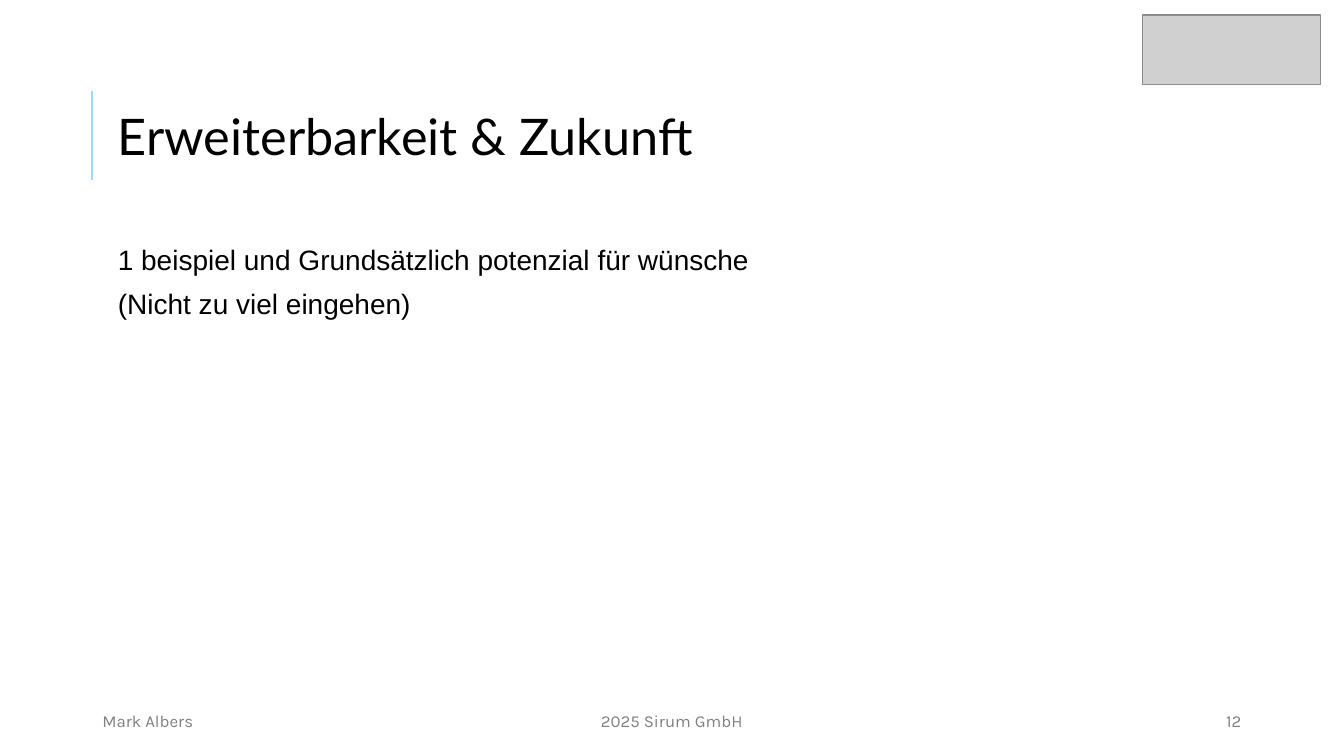
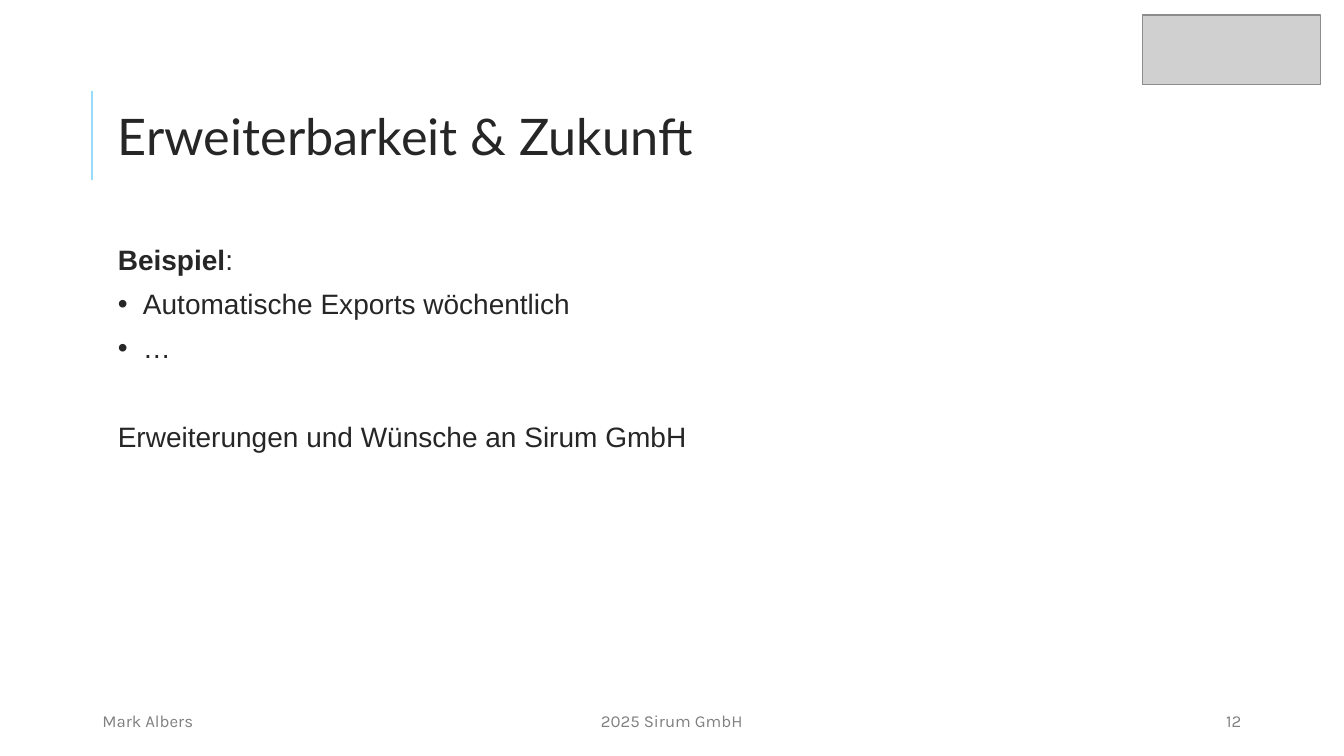
Before and after one commit to mork02/IHK-Projekt, a slide deck: slide 12 of Präsentation/Entwicklung eines Odoo-Moduls zur ZIP-komprimierten Dateiverwaltung im Dokumentenmanagementsystem.pptx. Drawn at 1344x756 pixels with LibreOffice and Linux fonts; fonts in the diff are those of the drawing; grey boxes stand for pictures. Boxes give left, top, right and bottom in pixels: in the first picture for what was removed or moved away, otherwise in the second. Text is boxed around its words. In the diff, an @@ line names an element or a change of style, - is before the commit and + after.

```diff
--- a/Präsentation/Entwicklung eines Odoo-Moduls zur ZIP-komprimierten Dateiverwaltung im Dokumentenmanagementsystem.pptx
+++ b/Präsentation/Entwicklung eines Odoo-Moduls zur ZIP-komprimierten Dateiverwaltung im Dokumentenmanagementsystem.pptx
@@ title "Erweiterbarkeit & Zukunft" at (118,118,693,156): text colour #000000 to #262626 @@
@@ text at (118,249,686,452): text changed; text colour #000000 to #262626 @@
-1 beispiel und Grundsätzlich potenzial für wünsche
-(Nicht zu viel eingehen)
+Beispiel:
+• Automatische Exports wöchentlich
+• …
+Erweiterungen und Wünsche an Sirum GmbH
```
Also in this commit, not shown: 13 other slides changed, 1 slide added.
